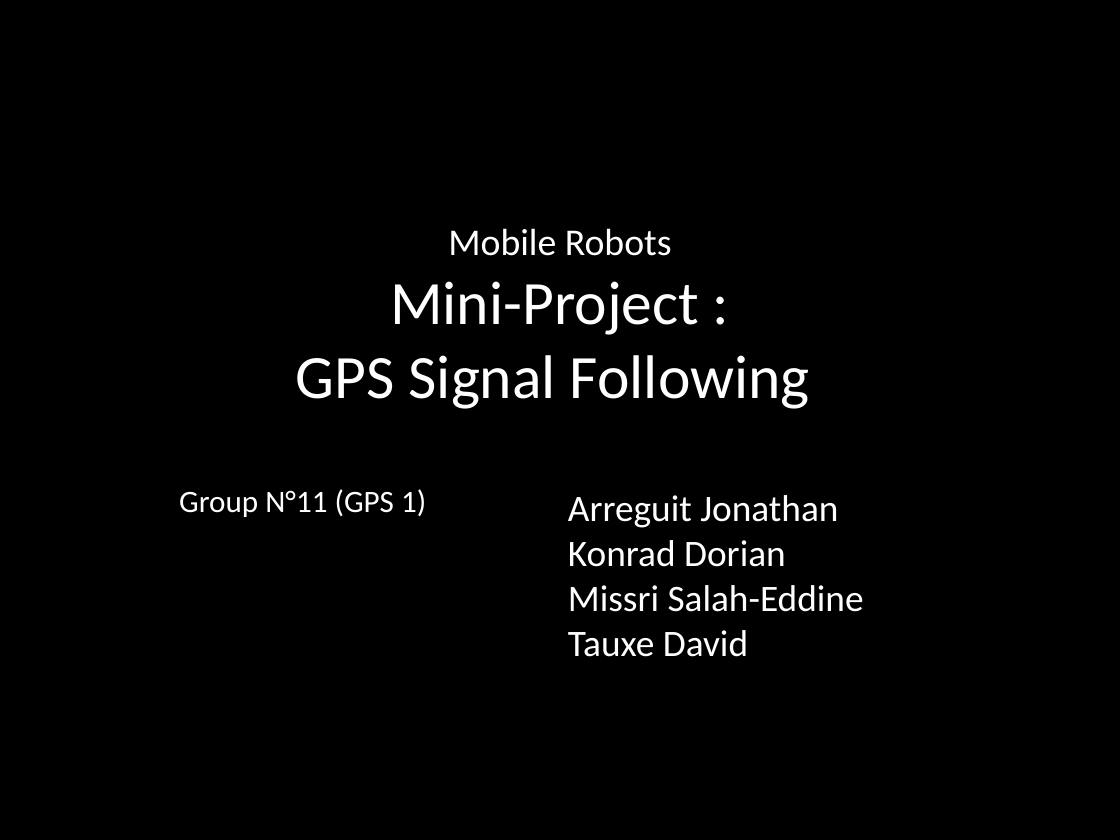
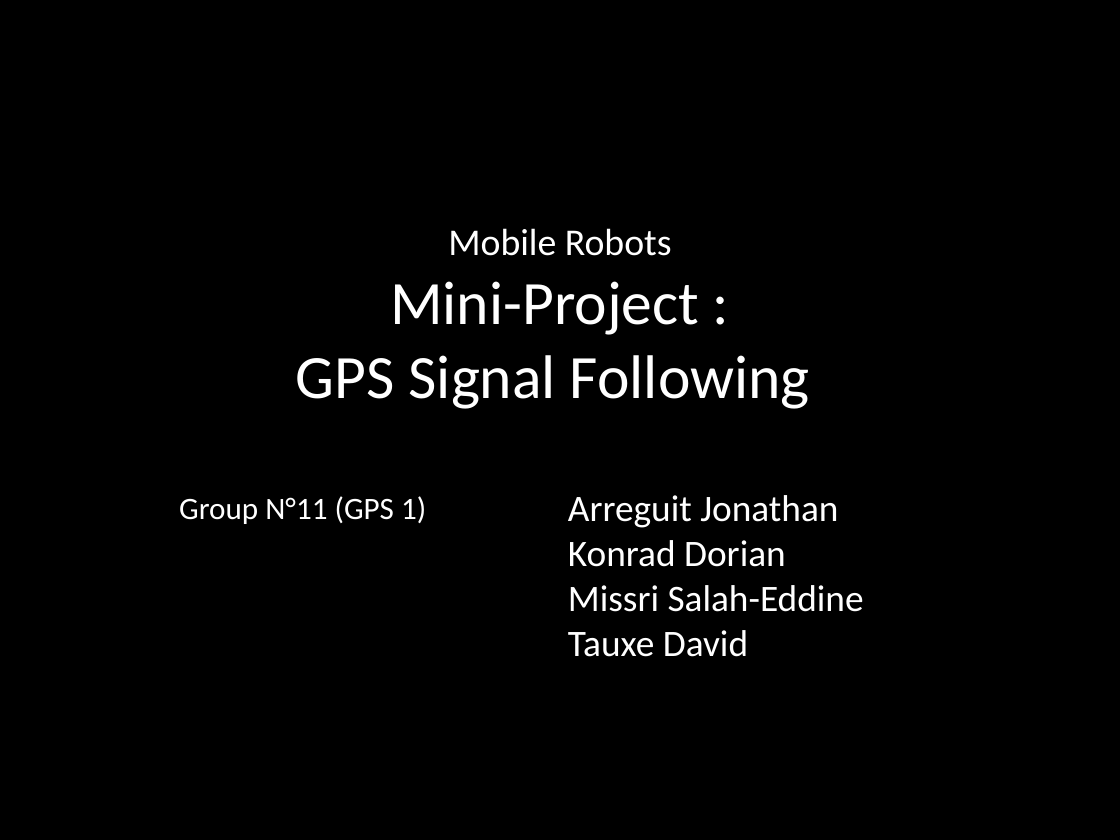
Before and after one commit to SyrianSpock/project-quadrotor-chase, a slide deck: slide 1 of Presentation/Presentation.pptx. Drawn at 1120x840 pixels with LibreOffice and Linux fonts; fonts in the diff are those of the drawing. Boxes give left, top, right and bottom in pixels: in the first picture for what was removed or moved away, otherwise in the second. Text is boxed around its words. In the diff, an @@ line names an element or a change of style, - is before the commit and + after.

```diff
--- a/Presentation/Presentation.pptx
+++ b/Presentation/Presentation.pptx
@@ subtitle "Group N°11 (GPS 1)": place and size @@
-subtitle "Group N°11 (GPS 1)" at <box>179,489,426,517</box>
+subtitle "Group N°11 (GPS 1)" at <box>179,496,426,524</box>
```
Also in this commit, not shown: 1 other slide changed.
